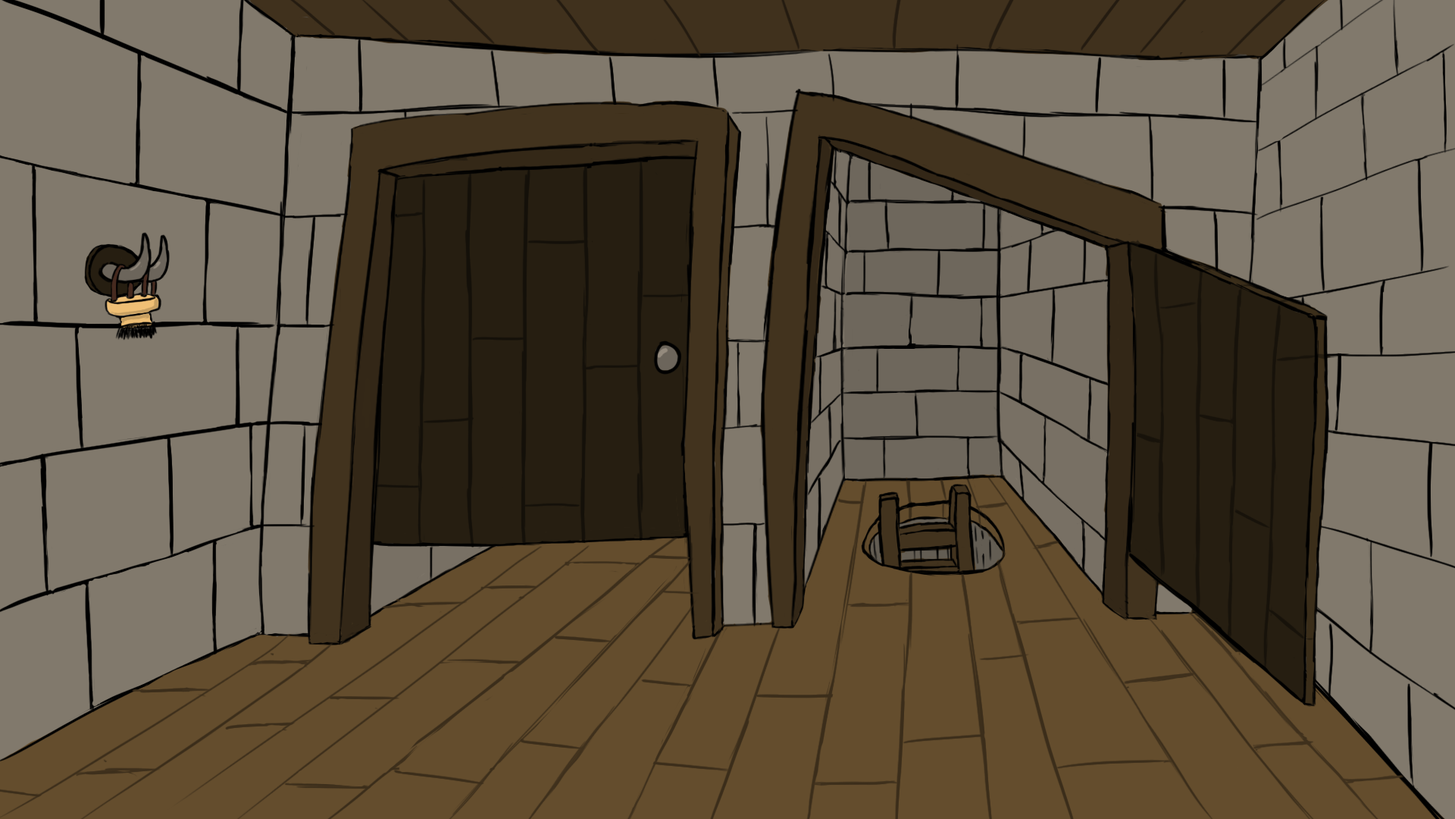
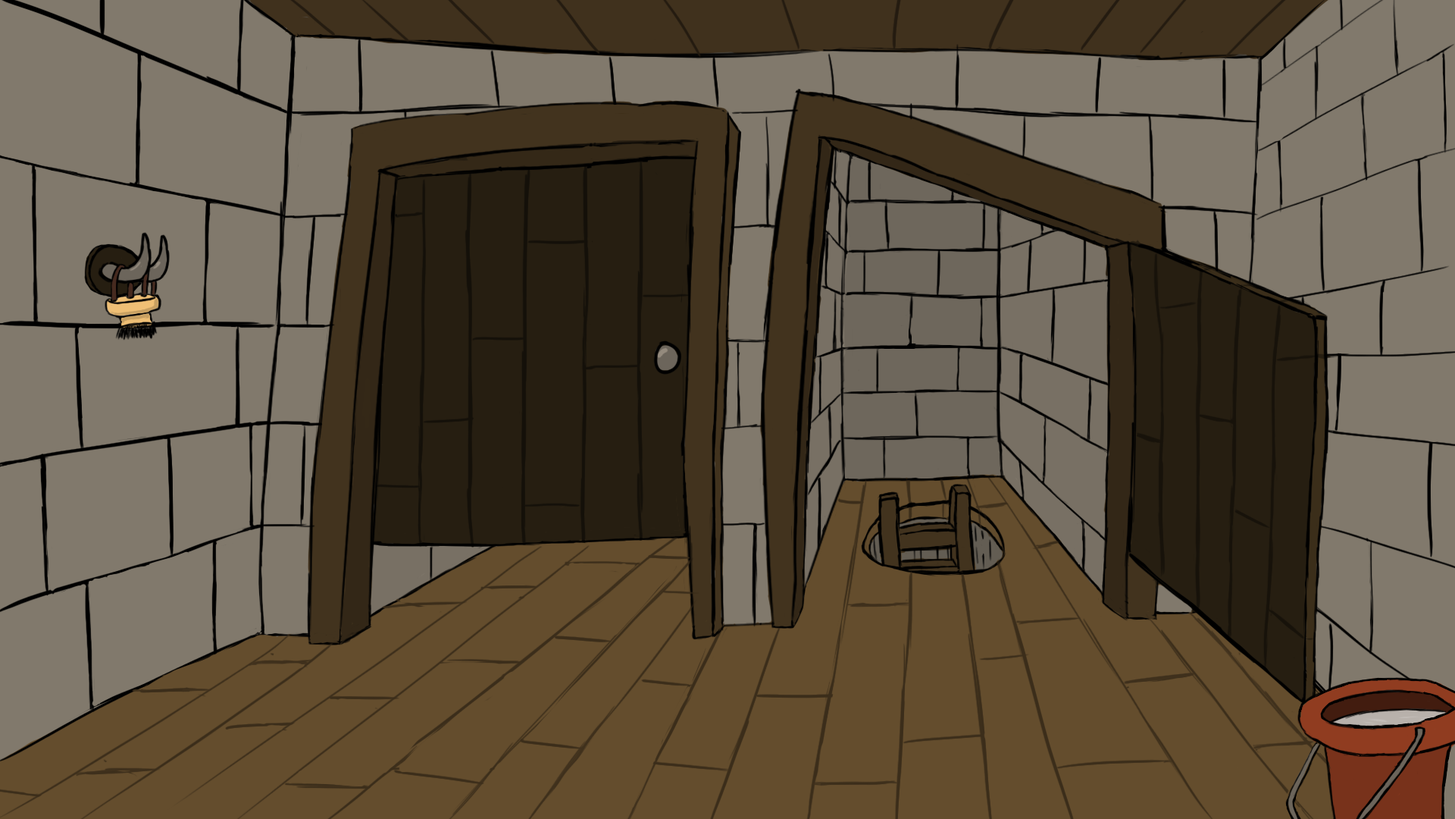
Revision of a layered 1455x819 image; what changed, layer by layer:
renamed "Ebene 1" to "Outlines", painted on it over [1193, 611, 1455, 819]
renamed "Ebene 2" to "Ebene 0", painted on it over [1193, 611, 1455, 819]
removed layer "Hintergrund" over [1193, 611, 1455, 819]
